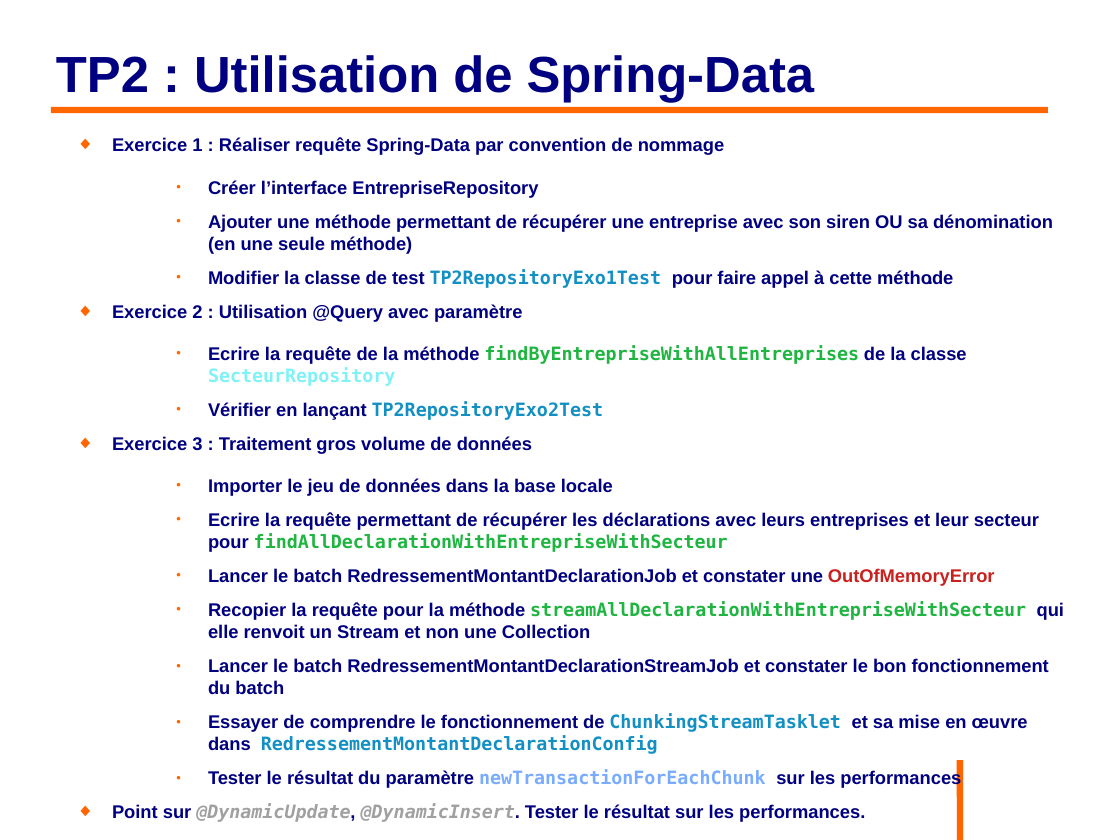
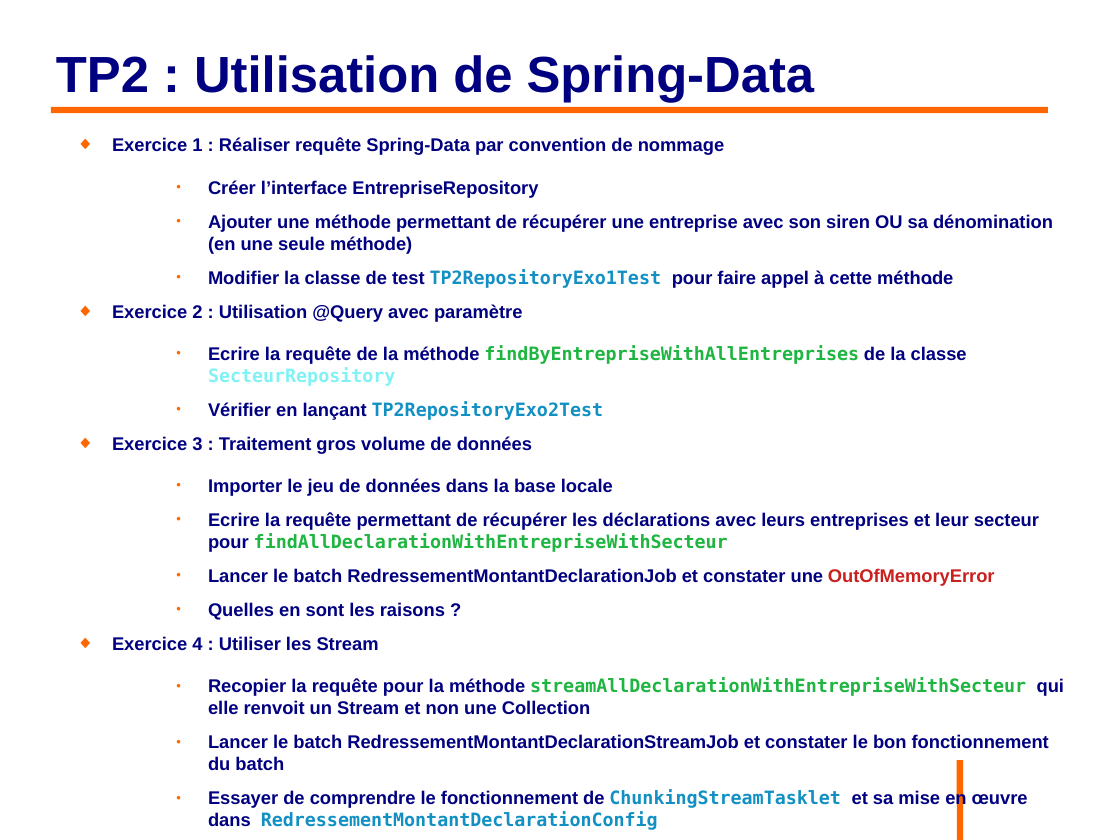
Before and after one commit to philphils/formation-hibernate-avancee, a slide deck: slide 41 of Documentation/diapo_formation_hibernate_avancee.odp. Drawn at 1120x840 pixels with LibreOffice and Linux fonts; fonts in the diff are those of the drawing; background and template pictures are left out. Boxes give left, top, right and bottom in pixels: in the first picture for what was removed or moved away, otherwise in the second. Text is boxed around its words. In the diff, an @@ line names an element or a change of style, - is before the commit and + after.

Commit message:
Fin énoncé TP2

```diff
--- a/Documentation/diapo_formation_hibernate_avancee.odp
+++ b/Documentation/diapo_formation_hibernate_avancee.odp
@@ text at (112,602,445,651): paragraphs added @@
+    ● Quelles en sont les raisons ?
+◆ Exercice 4 : Utiliser les Stream
```
